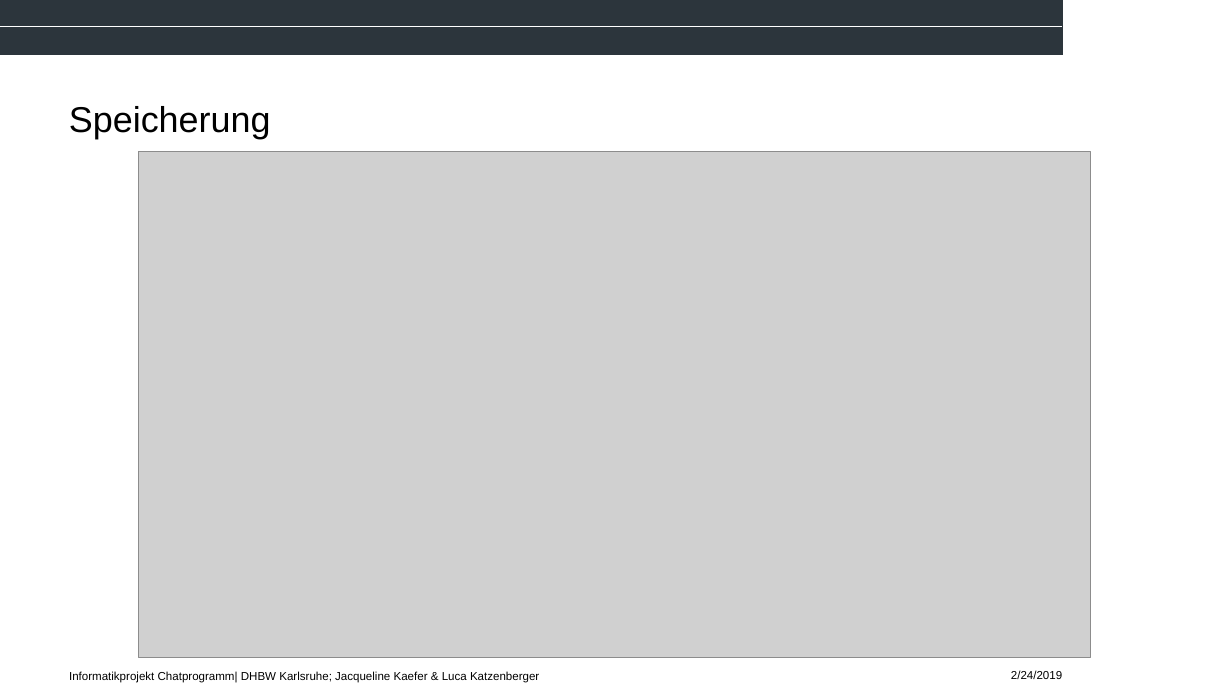
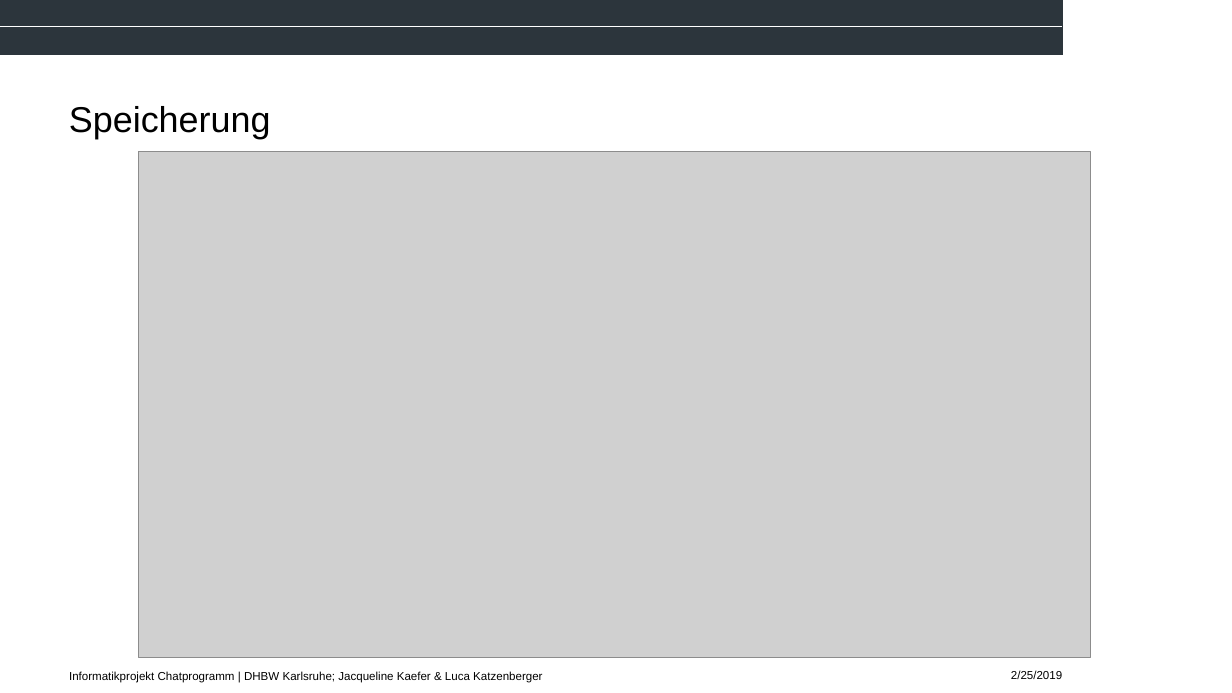
Before and after one commit to Jacky213/Chatprogramm, a slide deck: slide 5 of Dokumentation/Präsentation.pptx. Drawn at 1232x693 pixels with LibreOffice and Linux fonts; fonts in the diff are those of the drawing; grey boxes stand for pictures; background and template pictures are left out. Boxes give left, top, right and bottom in pixels: in the first picture for what was removed or moved away, otherwise in the second. Text is boxed around its words. In the diff, an @@ line names an element or a change of style, - is before the commit and + after.

```diff
--- a/Dokumentation/Präsentation.pptx
+++ b/Dokumentation/Präsentation.pptx
@@ text at [69,671,542,683]: spaces changed @@
-Informatikprojekt Chatprogramm| DHBW Karlsruhe; Jacqueline Kaefer & Luca Katzenberger
+Informatikprojekt Chatprogramm | DHBW Karlsruhe; Jacqueline Kaefer & Luca Katzenberger
@@ text at [1011,670,1062,679]: text changed @@
-2/24/2019
+2/25/2019
```
Also in this commit, not shown: 5 other slides changed, 8 other files.
